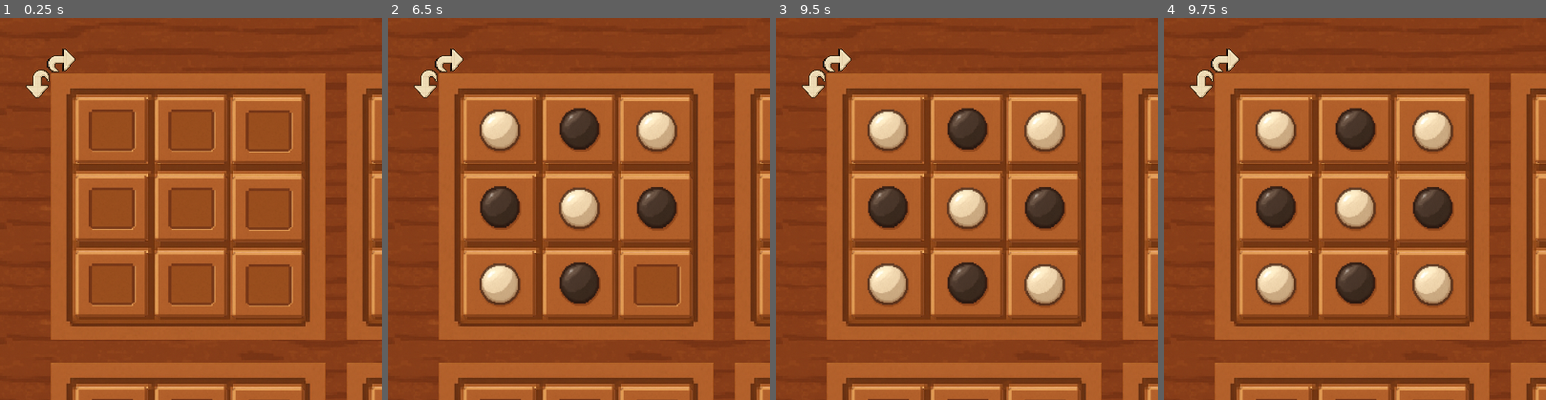
Above: before the commit, frames 1-4 (left to right).
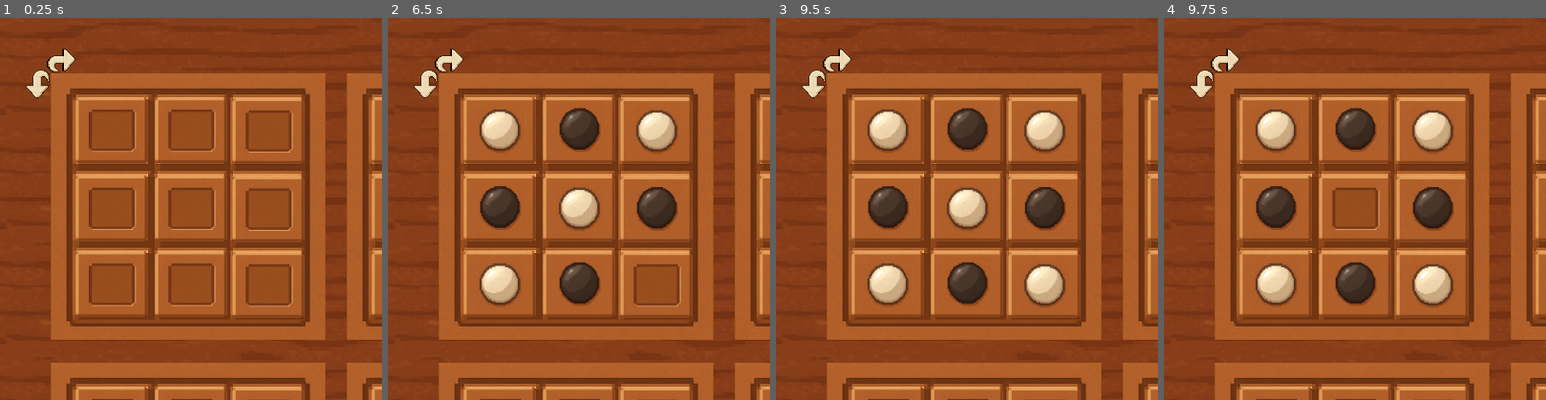
Above: after the commit, the same moments.

Repository: alonn201/Pentago
Game: Godot game, scene res://Scenes/board.tscn
The game is run twice, just before and just after one commit, with the same random seed, the same clock (stepped at 60 frames per second) and the same inputs. The project has no main scene, so this scene is started directly.
Inputs (mouse positions are % of the whole screen's width and height, from its top left):
- Up to frame 1 (0.25 s): no input
- Up to frame 2 (6.5 s): tap Enter at 0.5, 2, 3.5 s; move the mouse to (20, 18) at 0.52 s; click (20, 18) at 0.67 s; tap Space at 1.25, 2.75, 4.25 s; move the mouse to (31, 18) at 1.27 s; click (31, 18) at 1.42 s; move the mouse to (41, 19) at 2.02 s; click (41, 19) at 2.17 s; move the mouse to (20, 29) at 2.77 s; click (20, 29) at 2.92 s; move the mouse to (31, 29) at 3.52 s; click (31, 29) at 3.67 s; move the mouse to (41, 29) at 4.27 s; click (41, 29) at 4.42 s; move the mouse to (20, 39) at 5.02 s; click (20, 39) at 5.17 s; move the mouse to (31, 39) at 5.77 s; click (31, 39) at 5.92 s
- Up to frame 3 (9.5 s): move the mouse to (41, 39) at 6.52 s; click (41, 39) at 6.67 s; move the mouse to (11, 12) at 7.27 s; click (11, 12) at 7.42 s; move the mouse to (14, 9) at 8.02 s; click (14, 9) at 8.17 s; move the mouse to (59, 18) at 8.77 s; click (59, 18) at 8.92 s
- Up to frame 4 (9.75 s): move the mouse to (35, 25) at 9.52 s; click (35, 25) at 9.67 s
The pictures show only the part of the screen within x 6-56%, y 4-54%; the shares and areas given below are measured in that part.

Frames 1-3 are identical in both runs. In frame 4, 1.2% of the frame differs, in the area x 44-57%, y 44-56%.

Commit message:
island turn logic

Diff:
--- a/Scripts/board.gd
+++ b/Scripts/board.gd
@@ -22,9 +22,14 @@
 func _handle_island_cell_clicked(island_index: int, cell_index: int) -> void:
 	var island: Island = islands[island_index]
 	var cell: Cell = island.cells[cell_index]
-	cell.type = [Globals.CellType.WHITE, Globals.CellType.BLACK][x]
-	x = (x + 1) % 2
-	print("island_index=", island_index, "\tcell_index=", cell_index)
+	if cell.type != Globals.CellType.EMPTY:
+		cell.type = Globals.CellType.EMPTY
+	else:
+		cell.type = [Globals.CellType.WHITE, Globals.CellType.BLACK][x]
+		x = (x + 1) % 2
+	#print("island_index=", island_index, "\tcell_index=", cell_index)
 
 func _handle_island_turn_direction(island_index: int, direction: Globals.TurnDirection) -> void:
-	print("island_index=", island_index, "\tdirection=", direction)
+	var island: Island = islands[island_index]
+	island.turn(direction)
+	#print("island_index=", island_index, "\tdirection=", direction)
--- a/Scripts/island.gd
+++ b/Scripts/island.gd
@@ -28,3 +28,43 @@
 	for i in cells.size():
 		var cell: Cell = cells[i]
 		cell.clicked.connect(func(): emit_signal("cell_clicked", i))
+
+func normalize_cells() -> Array:
+	return [
+		cells.slice(0, 3),
+		cells.slice(3, 6),
+		cells.slice(6, 9)
+	]
+
+func turn(direction: Globals.TurnDirection) -> void:
+	var normalized_cells = normalize_cells()
+	var turned_cells = _turn_array(normalized_cells, direction)
+	var turned_types: Array[Globals.CellType] = []
+	for i in range(3):
+			for j in range(3):
+				turned_types.append(turned_cells[i][j].type)
+
+	for i in cells.size():
+		cells[i].type = turned_types[i]
+
+func _turn_array(arr: Array, direction: Globals.TurnDirection) -> Array:
+	var n = arr.size()
+	var turned_arr = []
+
+	for i in range(n):
+		var row = []
+		row.resize(arr[i].size())
+		turned_arr.append(row)
+
+	match direction:
+		Globals.TurnDirection.CLOCKWISE:
+			for i in range(n):
+				for j in range(arr[i].size()):
+					turned_arr[j][n - 1 - i] = arr[i][j]
+
+		Globals.TurnDirection.COUNTERCLOCKWISE:
+			for i in range(n):
+				for j in range(arr[i].size()):
+					turned_arr[arr[i].size() - 1 - j][i] = arr[i][j]
+
+	return turned_arr
